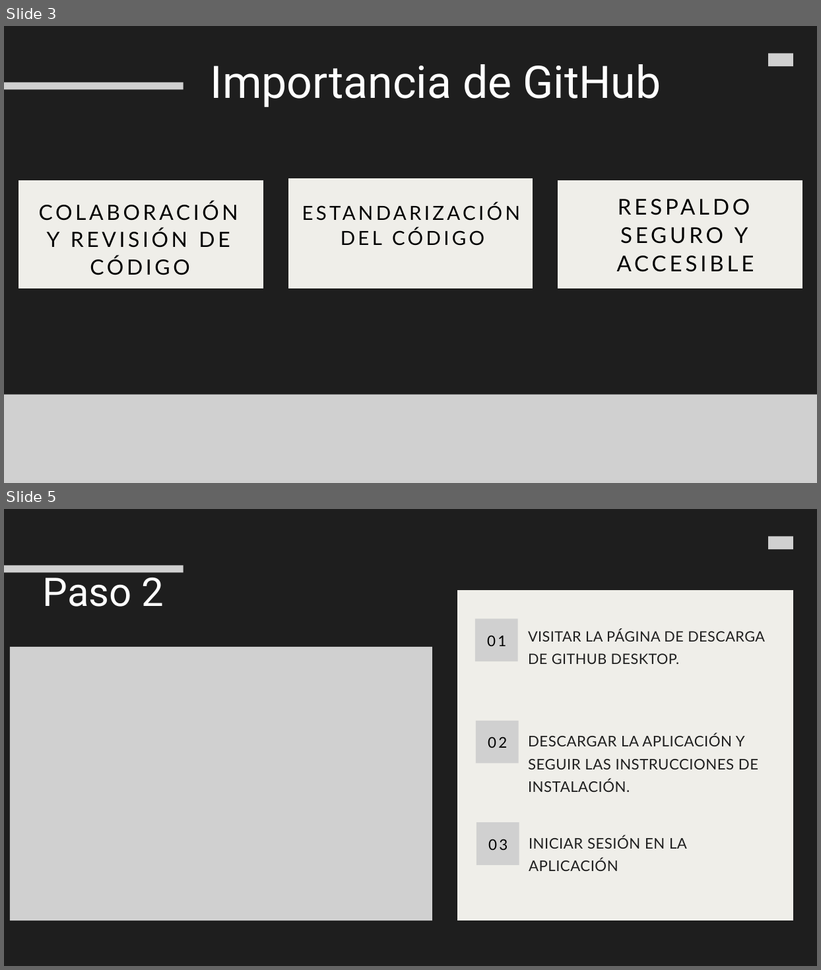
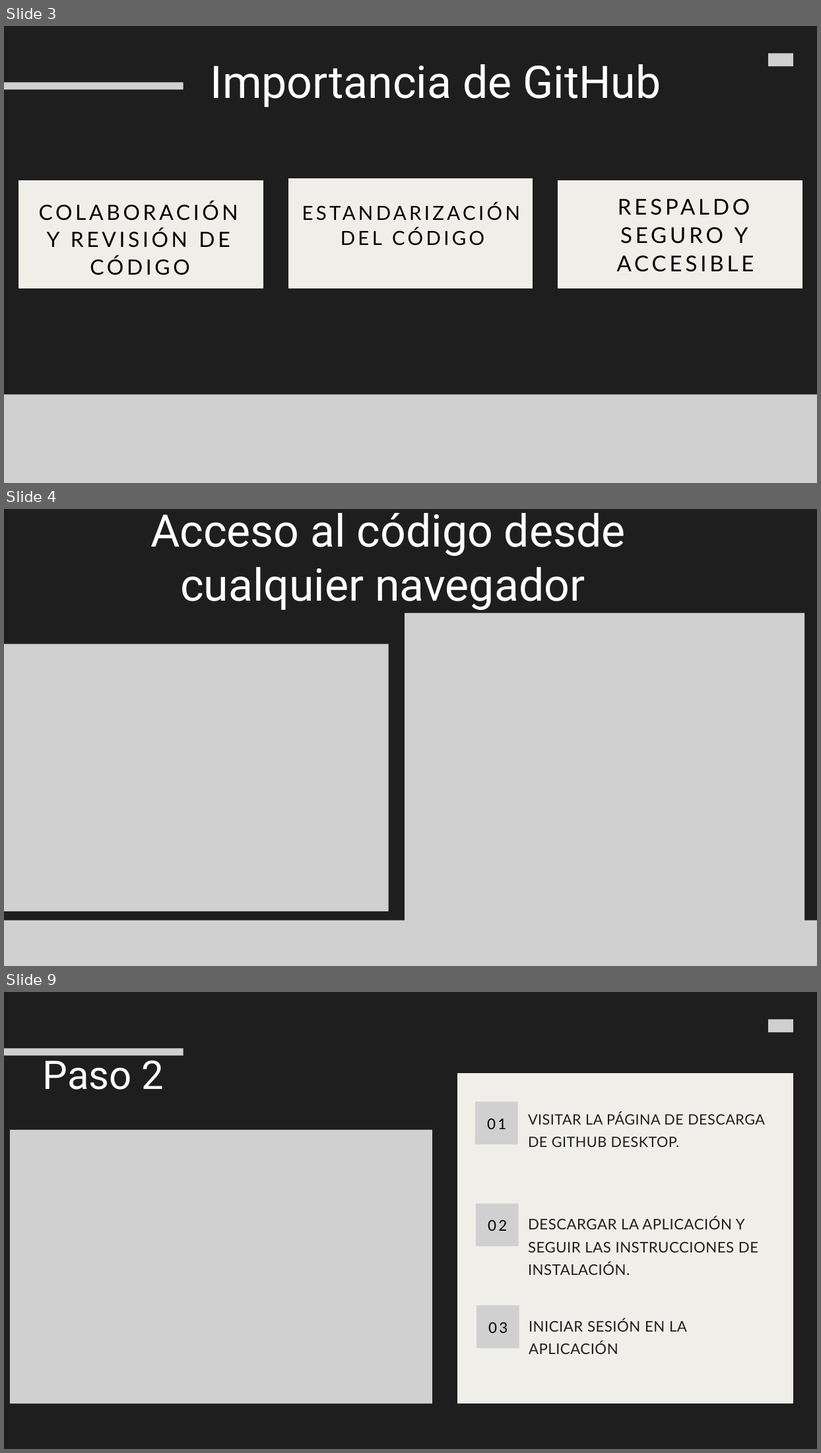
Before and after one commit to shimgen3/AvancesParaIunge, a slide deck: Files/ppt_Github.pptx. Shown one above the other, each under a label of ours: slides 3 and 5 before the commit, slides 3, 4 and 9 after it; the slides between them are not shown. The pictures are 821x970 and 821x1453 pixels, drawn with LibreOffice and Linux fonts; fonts in the diff are those of the drawing; grey boxes stand for pictures; background and template pictures are left out. Boxes give left, top, right and bottom in pixels: in the first picture for what was removed or moved away, otherwise in the second. Text is boxed around its words. In the diff, an @@ line names an element or a change of style, - is before the commit and + after.

```diff
--- a/Files/ppt_Github.pptx
+++ b/Files/ppt_Github.pptx
@@ slide 4 added at (4, 509, 817, 966), background #1E1E1E @@
@@ text added at (151, 513, 626, 610), 79.6 pt, text #FFFFFF @@
+Acceso al código desde cualquier navegador
@@ picture added at (405, 613, 805, 955) @@
@@ picture added at (4, 644, 389, 912) @@
@@ picture added at (4, 920, 817, 966) @@
@@ what was slide 5 is now slide 9 @@
```
Also in this commit, not shown: 3 slides changed, 7 other slides added, 1 slide removed.
